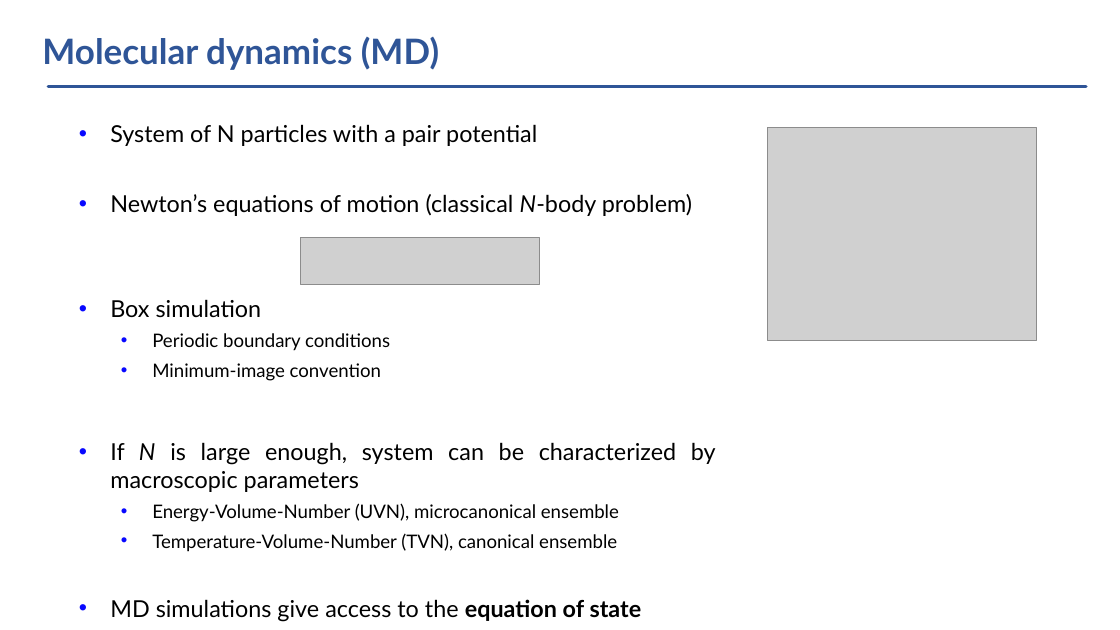
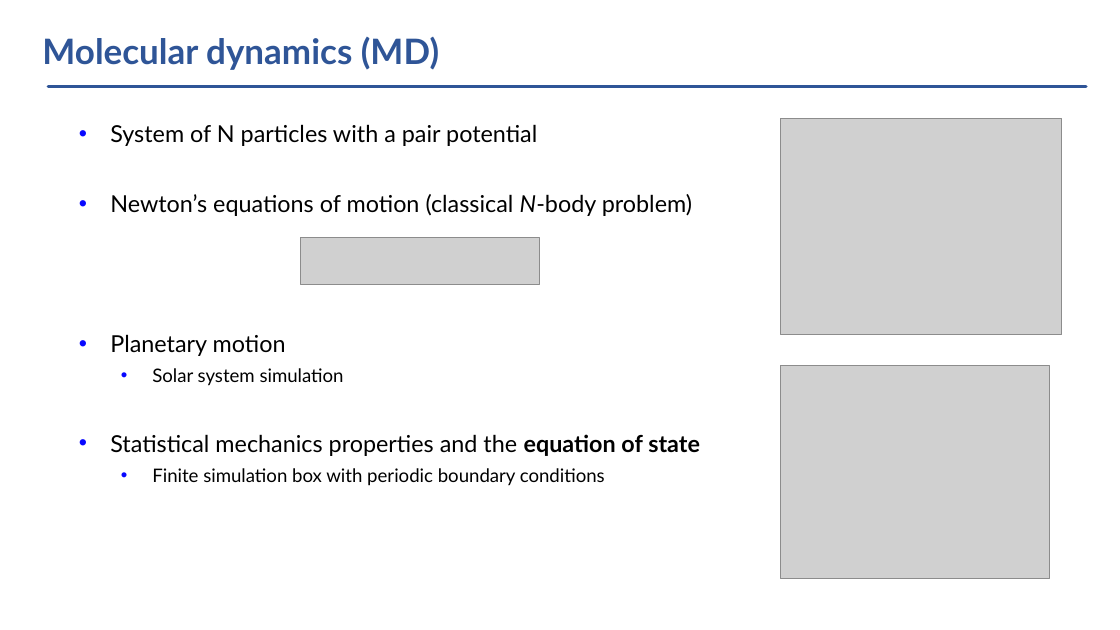
Before and after one commit to vlvovch/PHYS6350-ComputationalPhysics, a slide deck: slide 2 of slides/Lecture14-03-03-25-MolecularDynamics.pptx. Drawn at 1120x630 pixels with LibreOffice and Linux fonts; fonts in the diff are those of the drawing; grey boxes stand for pictures. Boxes give left, top, right and bottom in pixels: in the first picture for what was removed or moved away, otherwise in the second. Text is boxed around its words. In the diff, an @@ line names an element or a change of style, - is before the commit and + after.

```diff
--- a/slides/Lecture14-03-03-25-MolecularDynamics.pptx
+++ b/slides/Lecture14-03-03-25-MolecularDynamics.pptx
@@ picture added at bbox=[781, 118, 1062, 334] @@
@@ text at bbox=[110, 334, 700, 486]: text changed @@
-• Box simulation
-  • Periodic boundary conditions
-  • Minimum-image convention
-• If N is large enough, system can be characterized by macroscopic parameters
-  • Energy-Volume-Number (UVN), microcanonical ensemble
-  • Temperature-Volume-Number (TVN), canonical ensemble
-• MD simulations give access to the equation of state
+• Planetary motion
+  • Solar system simulation
+• Statistical mechanics properties and the equation of state
+  • Finite simulation box with periodic boundary conditions
@@ picture: place and size @@
-picture at bbox=[768, 127, 1037, 340]
+picture at bbox=[781, 365, 1049, 579]
```
Also in this commit, not shown: 3 other slides changed, 1 slide added, 16 other files.
